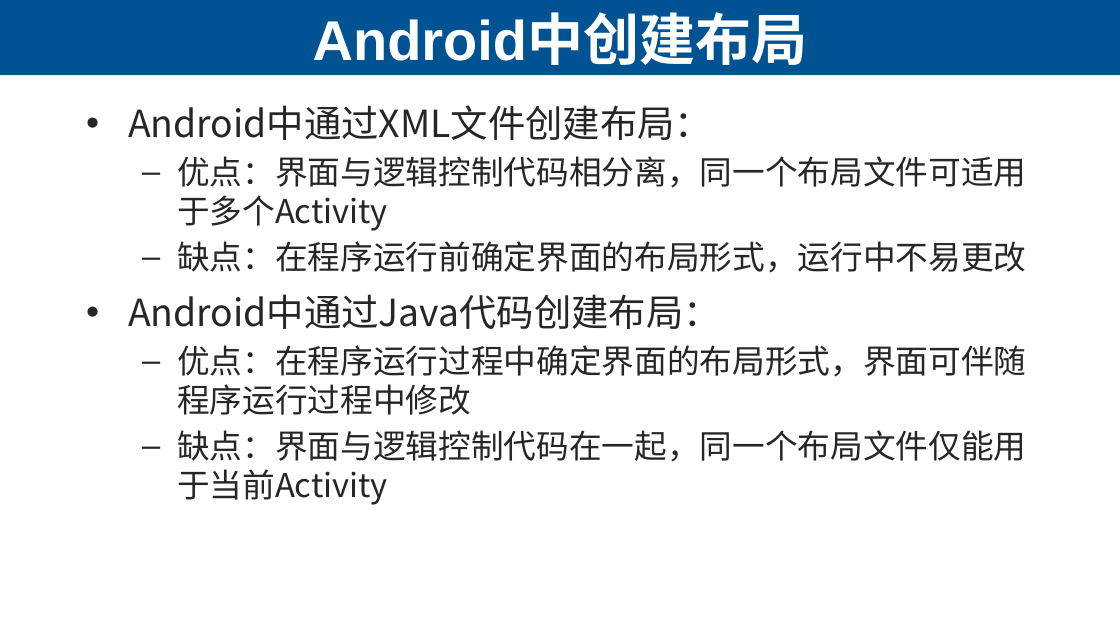
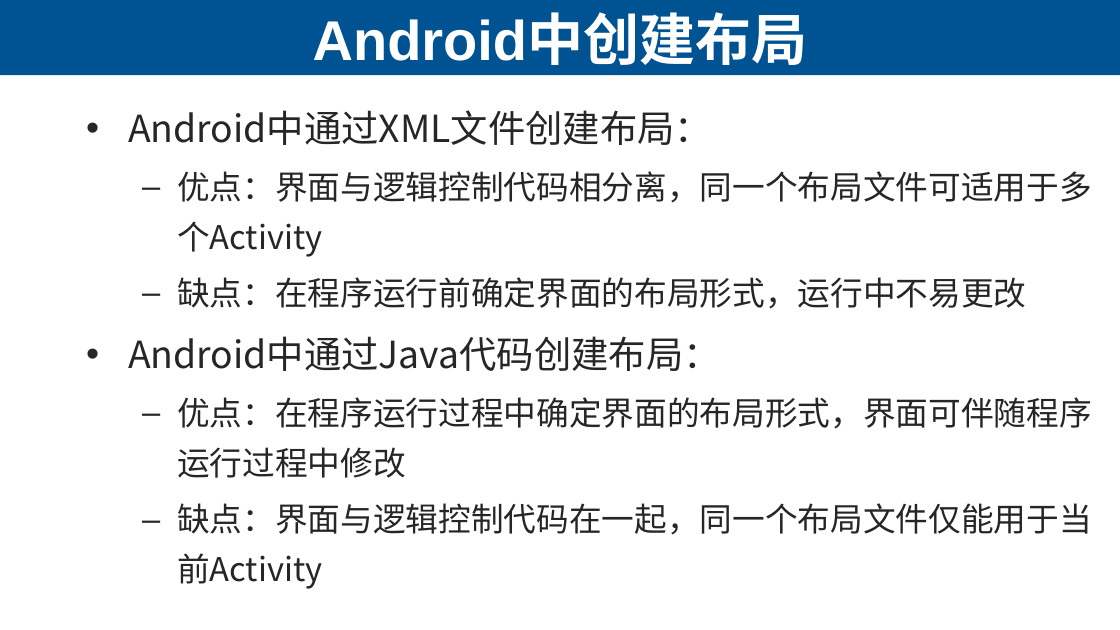
Before and after one commit to lihuanzhen2016/app-test-2019, a slide deck: slide 39 of ppt/05 Android App的开发-用户界面基础.pptx. Drawn at 1120x630 pixels with LibreOffice and Linux fonts; fonts in the diff are those of the drawing. Boxes give left, top, right and bottom in pixels: in the first picture for what was removed or moved away, otherwise in the second. Text is boxed around its words. In the diff, an @@ line names an element or a change of style, - is before the commit and + after.

```diff
--- a/ppt/05 Android App的开发-用户界面基础.pptx
+++ b/ppt/05 Android App的开发-用户界面基础.pptx
@@ text "Android中通过XML文件创建布局：" at [128,110,1092,589]: line spacing 1 to 32pt @@
```
Also in this commit, not shown: 6 other slides changed, 3 slides added, 4 other files.
